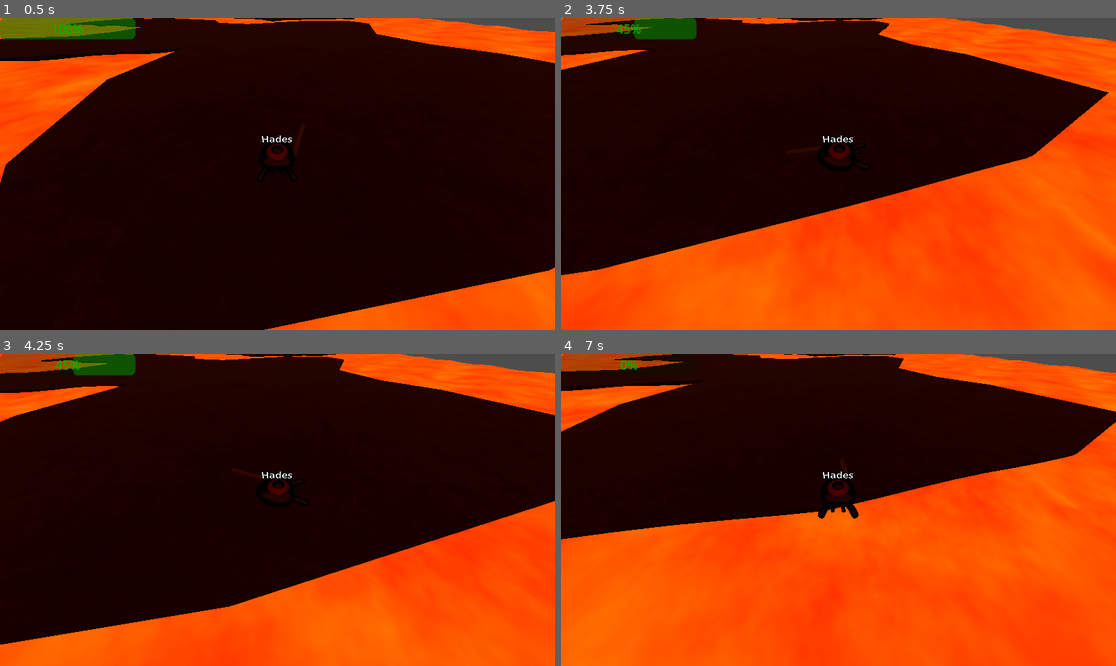
Above: before the commit, frames 1-4 (two rows, left to right).
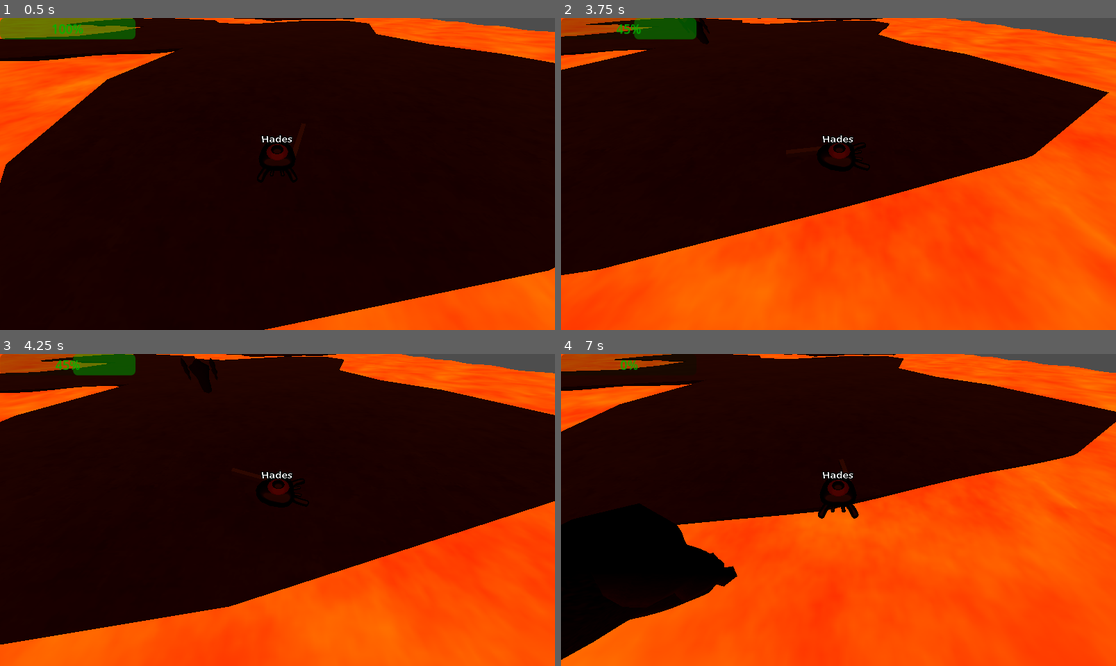
Above: after the commit, the same moments.

Repository: bigmcbigger/congenial-octo-carnival
Game: Godot game, scene res://dungeon/dungeon.tscn
The game is run twice, just before and just after one commit, with the same random seed, the same clock (stepped at 60 frames per second) and the same inputs. Before the commit the project has no main scene; this scene is started directly in both runs.
Inputs (mouse positions are in pixels of both pictures, inside the frame that each line leads up to):
- Up to frame 1 (0.5 s): no input
- Up to frame 2 (3.75 s): tap Enter (ui_accept) at 0.5, 0.77, 1.52, 3.02 s; move the mouse to (960, 158) at 0.52 s; hold Right (ui_right) 0.53-1.28 s; click (960, 158) at 0.6 s; move the mouse to (727, 189) at 1.27 s; hold Down (ui_down) 1.28-2.03 s; click (727, 189) at 1.35 s; move the mouse to (894, 105) at 2.02 s; hold Right (ui_right) 2.03-2.78 s; click (894, 105) at 2.1 s; move the mouse to (810, 236) at 2.77 s; hold Up (ui_up) 2.78-3.53 s; click (810, 236) at 2.85 s; move the mouse to (1005, 220) at 3.52 s; hold Left (ui_left) from 3.53 s (still down); click (1005, 220) at 3.6 s
- Up to frame 3 (4.25 s): keep holding Left (ui_left); tap Enter (ui_accept) at 3.77 s
- Up to frame 4 (7 s): move the mouse to (672, 463) at 4.27 s; click (672, 463) at 4.35 s; tap Enter (ui_accept) at 4.52, 6.02, 6.77 s; move the mouse to (866, 510) at 5.02 s; release Left (ui_left) at 5.03 s; hold Down (ui_down) 5.03-5.78 s; click (866, 510) at 5.1 s; move the mouse to (755, 432) at 5.77 s; hold Right (ui_right) 5.78-6.53 s; click (755, 432) at 5.85 s; move the mouse to (960, 494) at 6.52 s; hold Up (ui_up) from 6.53 s (still down); click (960, 494) at 6.6 s

Frame 1 is identical in both runs. In frame 2, 0.1% of the frame differs, in the area x 21-27%, y 0-9%; in frame 3, 0.3%; in frame 4, 8.8%, in the area x 0-32%, y 47-98%.

Commit message:
add player tracking to archer golem

Diff:
--- a/archer.gd
+++ b/archer.gd
@@ -1,14 +1,32 @@
 extends CharacterBody3D
 
 # TODO set target on enter leash zone
-@onready var navigation_agent = $NavigationAgent3D
+var navigation_agent = null
+var navmap_ready = false
+var player = null
 
 func _ready():
 	call_deferred("deferred")
+	player = get_tree().current_scene.get_node("Player")
+	navigation_agent = $navigation_point.get_node("NavigationAgent3D")
+	navigation_agent.target_desired_distance = 2.0;
+	navigation_agent.path_desired_distance = 2.0;
 
 func deferred():
 	await get_tree().physics_frame
-	navigation_agent.set_target_position(Vector3(0,0,0))
+	navmap_ready = true
+
+func _process(delta):
+	if navmap_ready:
+		if not navigation_agent.is_navigation_finished():
+			# currently pathing, TODO update target if needed
+			if navigation_agent.target_position.distance_to(player.global_position) > 2.0:
+				navigation_agent.set_target_position(player.global_position)
+		else:
+			# need target, TODO set valid target if needed
+			# TODO can ignore y position
+			navigation_agent.set_target_position(player.global_position)
+			pass
 
 func _physics_process(delta):
 	if navigation_agent.is_navigation_finished():
@@ -17,5 +35,6 @@
 	var current_position = global_position
 	var next_path_position = navigation_agent.get_next_path_position()
 
-	velocity = current_position.direction_to(next_path_position) * 10.0
+	velocity = current_position.direction_to(next_path_position) * 8.0;
+	velocity.y = 0.0;
 	move_and_slide()
--- a/archer.tscn
+++ b/archer.tscn
@@ -89,4 +89,7 @@
 transform = Transform3D(1, 0, 0, 0, 1, 0, 0, 0, 1, -0.0308838, 0.235413, 0)
 shape = SubResource("BoxShape3D_yc2oi")
 
-[node name="NavigationAgent3D" type="NavigationAgent3D" parent="."]
+[node name="navigation_point" type="Node3D" parent="."]
+transform = Transform3D(1, 0, 0, 0, 1, 0, 0, 0, 1, 0, -0.60329, 0)
+
+[node name="NavigationAgent3D" type="NavigationAgent3D" parent="navigation_point"]
--- a/dungeon/dungeon.tscn
+++ b/dungeon/dungeon.tscn
@@ -18,7 +18,7 @@
 
 [node name="Dungeon" type="Node3D"]
 
-[node name="Character" parent="." instance=ExtResource("1_3vaen")]
+[node name="Player" parent="." instance=ExtResource("1_3vaen")]
 transform = Transform3D(1, 0, 0, 0, 1, 0, 0, 0, 1, 17.72, -0.00355053, 233.415)
 
 [node name="Magma" parent="." instance=ExtResource("5_b45qx")]
@@ -68,4 +68,5 @@
 
 [node name="MeshInstance3D" type="MeshInstance3D" parent="NavigationRegion3D"]
 transform = Transform3D(1, 0, 0, 0, 1, 0, 0, 0, 1, 0, -0.606014, 0)
+visible = false
 mesh = SubResource("PlaneMesh_b61bq")
--- a/map.tscn
+++ b/map.tscn
@@ -1,6 +1,6 @@
 [gd_scene load_steps=9 format=3 uid="uid://dh5u5bveoeeal"]
 
-[ext_resource type="Texture2D" uid="uid://cpiwyaa6qa7ky" path="res://concrete_tiled.png" id="1_2uahv"]
+[ext_resource type="Texture2D" uid="uid://cpiwyaa6qa7ky" path="res://art/concrete_tiled.png" id="1_2uahv"]
 [ext_resource type="PackedScene" uid="uid://c5midv1x3bvtv" path="res://environment/rock_1.tscn" id="3_5cf1u"]
 [ext_resource type="PackedScene" uid="uid://bailc0o1engnt" path="res://environment/rock_column.tscn" id="4_8egxs"]
 [ext_resource type="PackedScene" uid="uid://b15jfvtyhx17j" path="res://testplayer.tscn" id="4_hhx7l"]
--- a/project.godot
+++ b/project.godot
@@ -11,7 +11,7 @@
 [application]
 
 config/name="octo-carnival"
-run/main_scene="res://dungeon.tscn"
+run/main_scene="res://dungeon/dungeon.tscn"
 config/features=PackedStringArray("4.2", "Forward Plus")
 config/icon="res://icon.svg"
 
